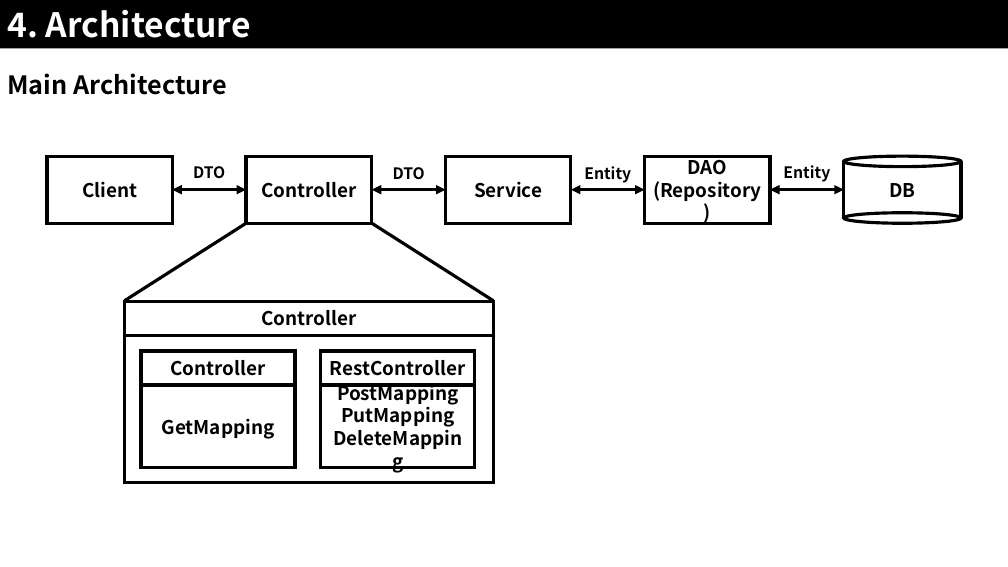
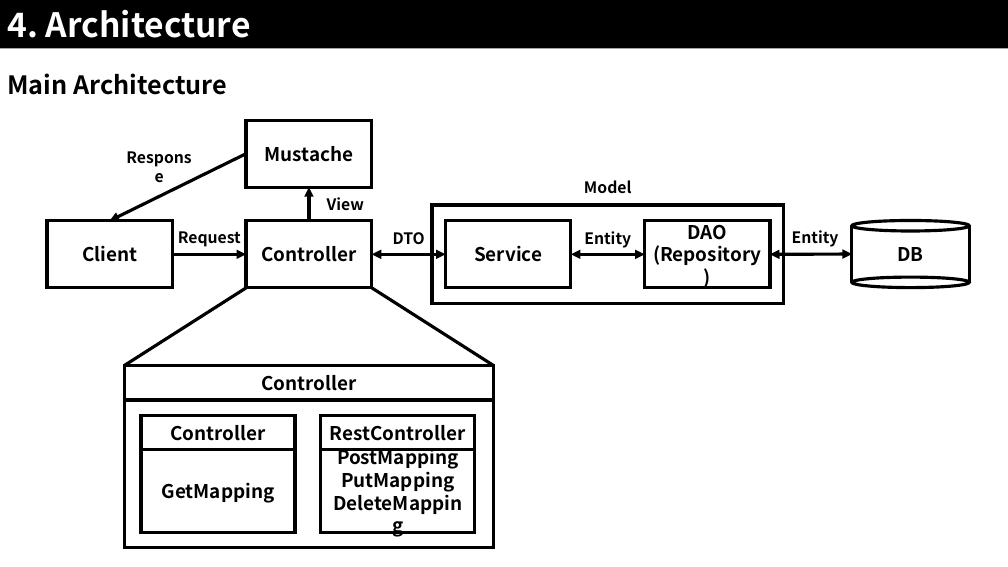
Before and after one commit to JoSihun/CGVR_Lab, a slide deck: slide 6 of documents/01_프로젝트_개발계획.pptx. Drawn at 1008x567 pixels with LibreOffice and Linux fonts; fonts in the diff are those of the drawing. Boxes give left, top, right and bottom in pixels: in the first picture for what was removed or moved away, otherwise in the second. Text is boxed around its words. In the diff, an @@ line names an element or a change of style, - is before the commit and + after.

```diff
--- a/documents/01_프로젝트_개발계획.pptx
+++ b/documents/01_프로젝트_개발계획.pptx
@@ group added at [110,120,783,303]: 3 rectangles, 2 texts, 2 arrows @@
+Model
+View
+Response
+Mustache
@@ text at [178,231,241,247]: text changed @@
-DTO
+Request
@@ text "Entity": place and size @@
-text "Entity" at [783,165,830,182]
+text "Entity" at [792,230,839,247]
@@ 2 ellipses, 2 lines, 1 text: place and size @@
-2 ellipses, 2 lines, 1 text at [844,157,961,223]
+2 ellipses, 2 lines, 1 text at [852,221,969,288]
@@ 10 rectangles, 2 texts, 2 double arrows, 2 lines, 1 arrow: place and size @@
-10 rectangles, 2 texts, 2 double arrows, 2 lines, 1 arrow at [47,157,771,483]
+10 rectangles, 2 texts, 2 double arrows, 2 lines, 1 arrow at [47,221,771,547]
@@ double arrow (172, 254) - (247, 254): double arrow to arrow @@
@@ double arrow moved from (771, 190) - (844, 190) to (771, 254) - (852, 254) @@
```
Also in this commit, not shown: 1 slide added, 1 other file.
